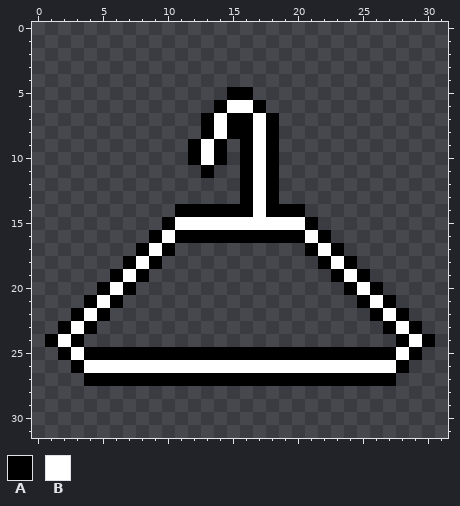
Edited in one commit: pixel-art file (art/icon.aseprite). Above: the version before the commit.
32x32 pixels, 1 frame.
Palette (. is transparent): A #000000  B #ffffff
Pixels before, first column x 1:
 5 ..............AA..............
 6 .............ABBA.............
 7 ............ABAABA............
 8 ............ABAABA............
 9 ...........ABA.ABA............
10 ...........ABA.ABA............
11 ............A..ABA............
12 ...............ABA............
13 ...............ABA............
14 ..........AAAAAABAAA..........
15 .........ABBBBBBBBBBA.........
16 ........ABAAAAAAAAAABA........
17 .......ABA..........ABA.......
18 ......ABA............ABA......
19 .....ABA..............ABA.....
20 ....ABA................ABA....
21 ...ABA..................ABA...
22 ..ABA....................ABA..
23 .ABA......................ABA.
24 ABA........................ABA
25 .ABAAAAAAAAAAAAAAAAAAAAAAAABA.
26 ..ABBBBBBBBBBBBBBBBBBBBBBBBA..
27 ...AAAAAAAAAAAAAAAAAAAAAAAA...
New version:
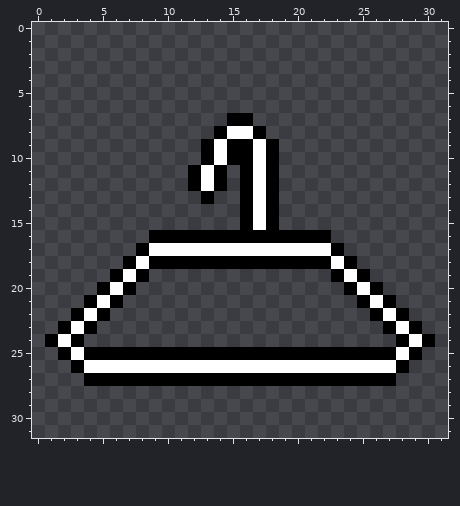
From the commit log: the icon chjangy thingy idfk
Difference:
The author put colour A in rows 9 to 10 at x 15; in rows 11 to 12 at x 12 and 14; in row 13 at x 13; in row 18 at x 10 to 21.
Colour B becomes colour A in row 8 at x 14 and 17; in rows 9 to 10 at x 13; in row 15 at x 16 and 18; in row 16 at x 10 and 21.
The author put colour B in row 12 at x 13; in row 17 at x 11 to 20.
Colour A becomes colour B in row 8 at x 15 to 16; in rows 9 to 10 at x 14; in row 11 at x 13; in row 17 at x 10 and 21.
Colour A is removed in row 5 at x 15 to 16; in row 6 at x 14 and 17; in rows 7 to 8 at x 13 and 18; in rows 9 to 10 at x 12; in row 14 at x 11 to 15 and 19 to 20; in row 15 at x 10 and 21.
Colour B is removed in row 6 at x 15 to 16; in row 7 at x 14 and 17; in row 15 at x 11 to 15 and 19 to 20.
Where, in picture pixels (left, top, right, bottom), the same in both pictures:
changed: (162, 87, 318, 269)
